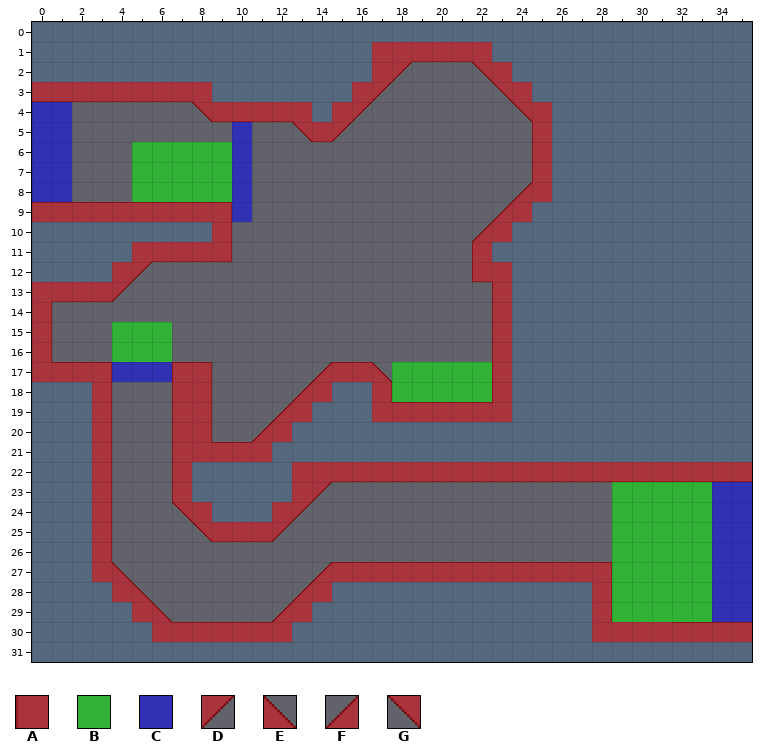
A Tiled map gets an edit: data/levels/03.tmx. Above is the file before it was changed.
Cells are 32x32 px. Shown: x 0..35, y 0..31.
Key: from "Special tiles": A 0, B 1, C 2, D 4, E 5, F 6, G 7.
_ is an empty cell.
Layers that did not change in this view are not listed.
Layer "meta" before, first column x 0:
 0 ____________________________________
 1 _________________AAAAAA_____________
 2 _________________AD___GA____________
 3 AAAAAAAAA_______AD_____GA___________
 4 CC______GAAAAA_AD_______GA__________
 5 CC________C__GAD_________A__________
 6 CC___BBBBBC______________A__________
 7 CC___BBBBBC______________A__________
 8 CC___BBBBBC_____________FA__________
 9 AAAAAAAAAAC____________FA___________
10 _________A____________FA____________
11 _____AAAAA____________A_____________
12 ____AD________________AA____________
13 AAAAD__________________A____________
14 A______________________A____________
15 A___BBB________________A____________
16 A___BBB________________A____________
17 AAAACCCAA_____FAAEBBBBBA____________
18 ___A___AA____FA__ABBBBBA____________
19 ___A___AA___FA___AAAAAAA____________
20 ___A___AA__FA_______________________
21 ___A___AAAAA________________________
22 ___A___A_____AAAAAAAAAAAAAAAAAAAAAAA
23 ___A___A_____AD______________BBBBBCC
24 ___A___GA___AD_______________BBBBBCC
25 ___A____GAAAD________________BBBBBCC
26 ___A_________________________BBBBBCC
27 ___AE_________FAAAAAAAAAAAAAABBBBBCC
28 ____AE_______FA_____________ABBBBBCC
29 _____AE_____FA______________ABBBBBCC
30 ______AAAAAAA_______________AAAAAAAA
31 ____________________________________
Now the later version:
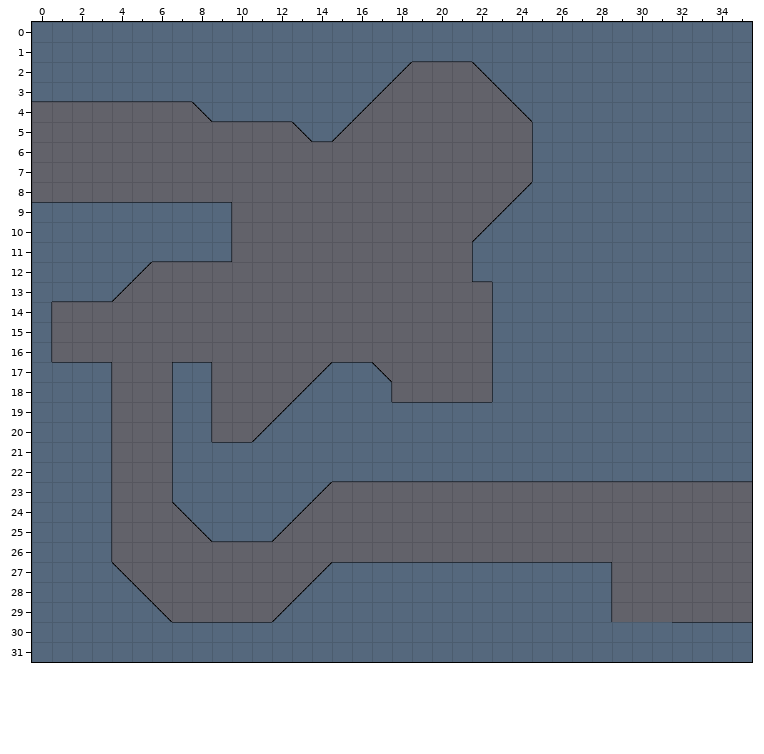
See-through tiles are keyed as they look on the map.
From old to new:
Layer "meta" (now hidden):
Tile A is removed in row 1 at x 17 to 22; in row 2 at x 17 and 23; in row 3 at x 0 to 8, 16 and 24; in row 4 at x 9 to 13, 15 and 25; in row 5 at x 14 and 25; in rows 6 to 8 at x 25.
Tile A is removed in row 9 at x 0 to 9 and 24; in row 10 at x 9 and 23; in row 11 at x 5 to 9 and 22; in row 12 at x 4 and 22 to 23; in row 13 at x 0 to 3 and 23; in rows 14 to 16 at x 0 and 23.
Tile A is removed in row 17 at x 0 to 3, 7 to 8, 15 to 16 and 23; in row 18 at x 3, 7 to 8, 14, 17 and 23; in row 19 at x 3, 7 to 8, 13 and 17 to 23; in row 20 at x 3, 7 to 8 and 12; in row 21 at x 3 and 7 to 11; in row 22 at x 3, 7 and 13 to 35.
Tile A is removed in row 23 at x 3, 7 and 13; in row 24 at x 3, 8 and 12; in row 25 at x 3 and 9 to 11; in row 26 at x 3; in row 27 at x 3 and 15 to 28; in row 28 at x 4, 14 and 28.
Tile A is removed in row 29 at x 5, 13 and 28; in row 30 at x 6 to 12 and 28 to 35.
Tile B is removed in rows 6 to 8 at x 5 to 9; in rows 15 to 16 at x 4 to 6; in rows 17 to 18 at x 18 to 22; in rows 23 to 29 at x 29 to 33.
Tile C is removed in row 4 at x 0 to 1; in rows 5 to 8 at x 0 to 1 and 10; in row 9 at x 10; in row 17 at x 4 to 6; in rows 23 to 29 at x 34 to 35.
Tile D is removed in row 2 at x 18; in row 3 at x 17; in row 4 at x 16; in row 5 at x 15; in row 12 at x 5; in row 13 at x 4.
Tile D is removed in row 23 at x 14; in row 24 at x 13; in row 25 at x 12.
Tile E is removed in row 17 at x 17; in row 27 at x 4; in row 28 at x 5; in row 29 at x 6.
Tile F is removed in row 8 at x 24; in row 9 at x 23; in row 10 at x 22; in row 17 at x 14; in row 18 at x 13; in row 19 at x 12.
Tile F is removed in row 20 at x 11; in row 27 at x 14; in row 28 at x 13; in row 29 at x 12.
Tile G is removed in row 2 at x 22; in row 3 at x 23; in row 4 at x 8 and 24; in row 5 at x 13; in row 24 at x 7; in row 25 at x 8.
Boxes around the changes in both pictures, in picture pixels (x1, y1, x2, y2):
removed: (32, 42, 752, 642)
